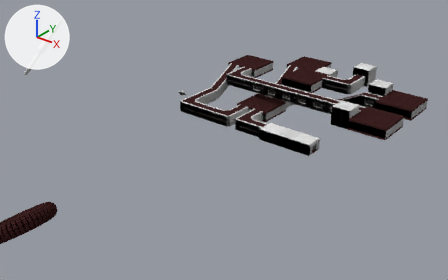
The Blender file assets/rooms/01/room.blend as it was, and as the next commit left it.
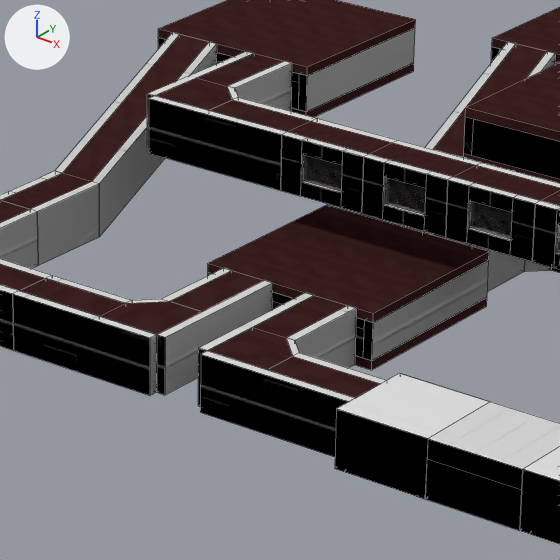
Each version appears first whole from a 50 mm lens placed at (197.9, -229.2, 140.9), pointed at (-11.4, 32.4, -21.3), and next in a close-up on the part from 45% to 67% of the width and 21% to 56% of the height. Every picture has the same lights, and +X, +Y and +Z are marked at upper left. The first two pictures are the older version. The close-ups show mesh edges as thin lines.

The first close-up shows 'COL_CorridorAngle', 'COL_CorridorAngle.002', 'COL_CorridorAngle.005', 'COL_Corridor_1x1', 'COL_Corridor_1x1_Window.003', 'COL_Corridor_1x1_Window.004', 'COL_Corridor_1x1_Window.005', 'COL_Corridor_1x2_Sloped.001', 'COL_Room1.001', 'COL_Room2', 'COL_Room3.002', 'COL_Room3.003' and 8 more.
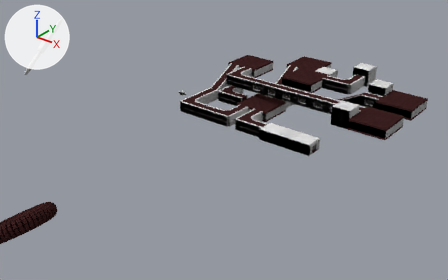
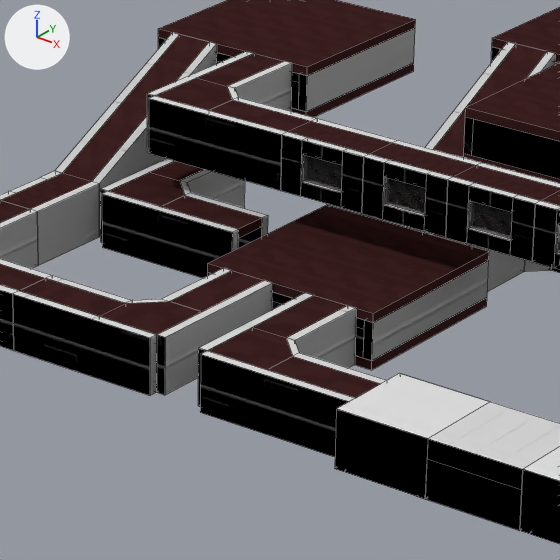
Changed parts and their boxes [x1, y1, x2, y2] in the close-ups (560 x 560 px):
'COL_CorridorAngle.006', added: after [101, 159, 268, 278]

Edits to the bpy script that builds the scene:
```text
Add ob_col_corridorangle_006:
    ob_col_corridorangle_006 = bpy.data.objects.new('COL_CorridorAngle.006', None)
    ob_col_corridorangle_006.location = (-3.0, 36.0, 0.0)
    ob_col_corridorangle_006.rotation_euler = (0.0, 0.0, 1.571)  # degrees (0, 0, 90)
    ob_col_corridorangle_006.instance_type = 'COLLECTION'
    ob_col_corridorangle_006.instance_collection = col_col_corridorangle
```
